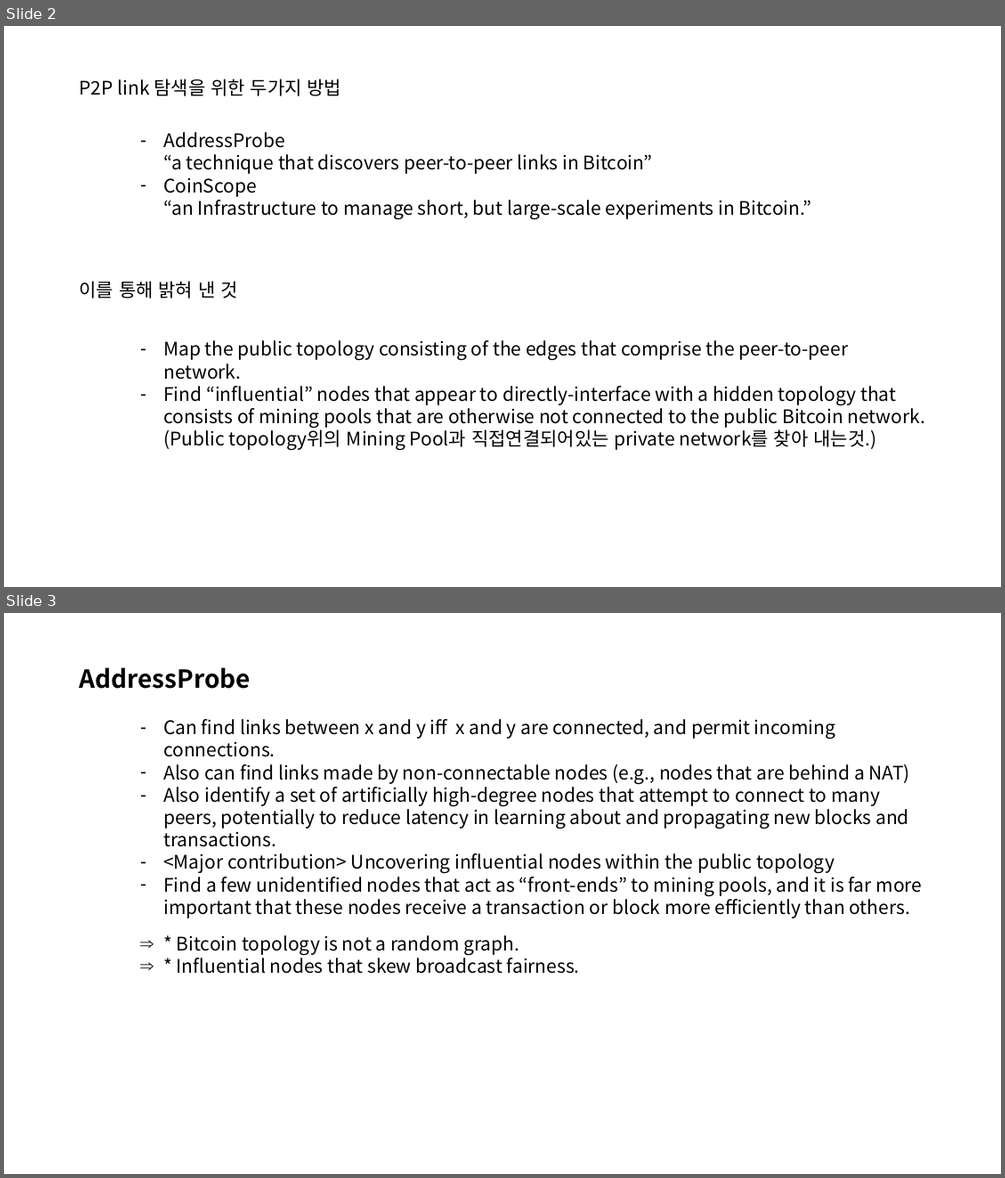
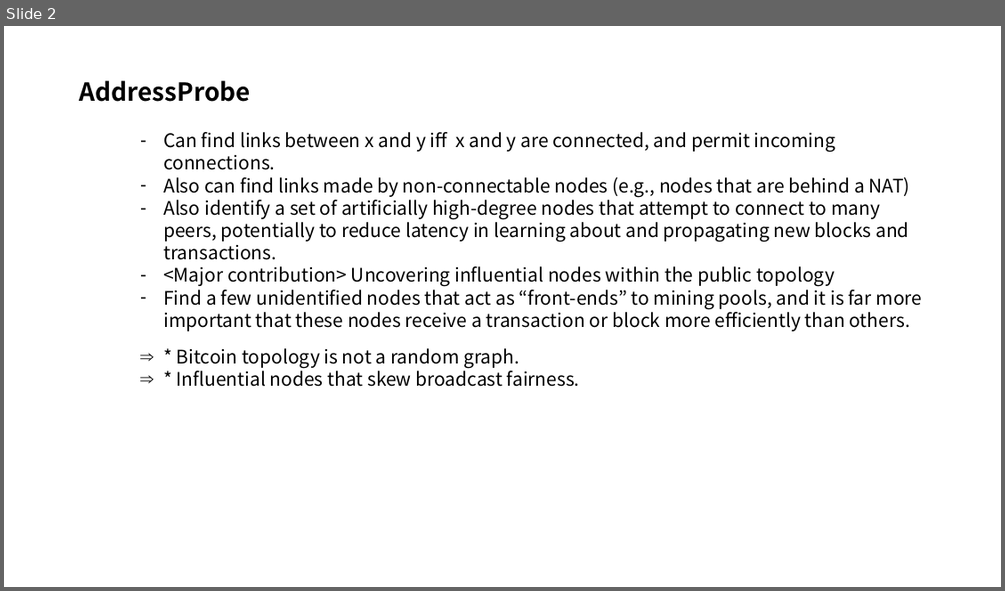
Before and after one commit to FelixSeol/paper, a slide deck: discovering/Discovering Bitcoin's Public topology.pptx. Shown one above the other, each under a label of ours: slides 2 and 3 before the commit, slide 2 after it. The pictures are 1005x1178 and 1005x591 pixels, drawn with LibreOffice and Linux fonts; fonts in the diff are those of the drawing. Boxes give left, top, right and bottom in pixels: in the first picture for what was removed or moved away, otherwise in the second. Text is boxed around its words. In the diff, an @@ line names an element or a change of style, - is before the commit and + after.

```diff
--- a/discovering/Discovering Bitcoin's Public topology.pptx
+++ b/discovering/Discovering Bitcoin's Public topology.pptx
@@ slide 2 removed at [4,26,1001,587], background #FFFFFF @@
@@ text removed at [80,79,342,96] @@
-P2P link 탐색을 위한 두가지 방법
@@ text removed at [163,132,812,219] @@
-– AddressProbe
-  “a technique that discovers peer-to-peer links in Bitcoin”
-– CoinScope
-  “an Infrastructure to manage short, but large-scale experiments in Bitcoin.”
@@ text removed at [80,281,237,298] @@
-이를 통해 밝혀 낸 것
@@ text removed at [163,340,925,450] @@
-– Map the public topology consisting of the edges that comprise the peer-to-peer network.
-– Find “influential” nodes that appear to directly-interface with a hidden topology that consists of mining pools that are otherwise not connected to the public Bitcoin network.
-  (Public topology위의 Mining Pool과 직접연결되어있는 private network를 찾아 내는것.)
@@ what was slide 3 is now slide 2 @@
```
Also in this commit, not shown: 2 slides changed, 3 slides added.
